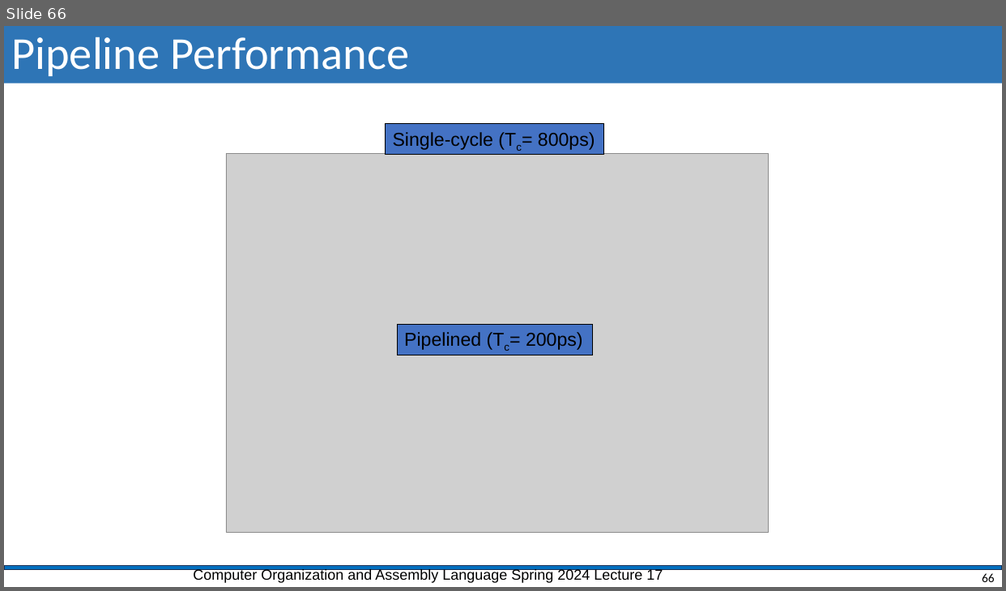
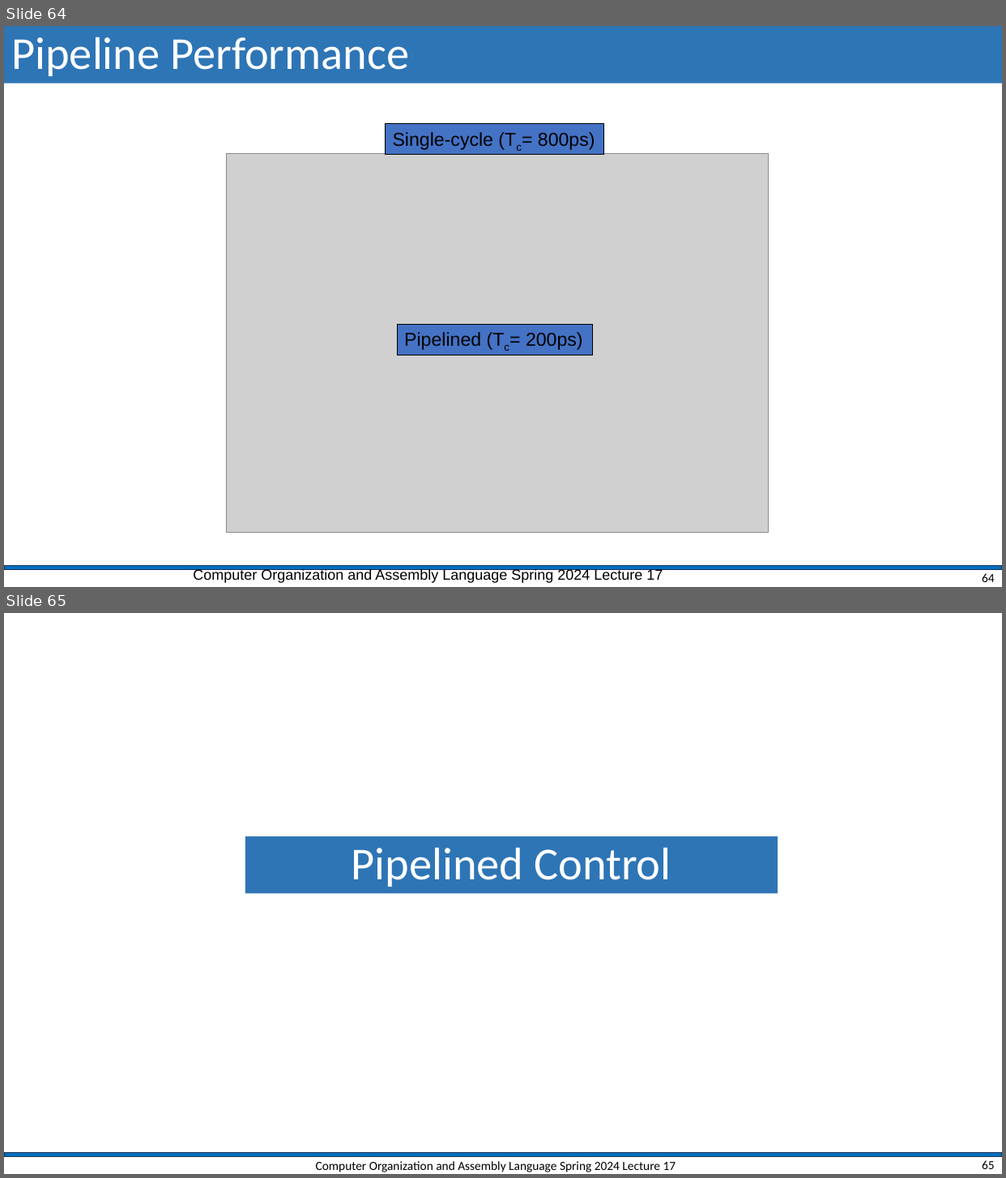
Before and after one commit to shahidmasud/shahidmasud.github.io, a slide deck: CompOrg_Lec17_Spr2024.ppsx. Shown one above the other, each under a label of ours: slide 66 before the commit, slides 64 and 65 after it. The pictures are 1006x591 and 1006x1178 pixels, drawn with LibreOffice and Linux fonts; fonts in the diff are those of the drawing; grey boxes stand for pictures; background and template pictures are left out. Boxes give left, top, right and bottom in pixels: in the first picture for what was removed or moved away, otherwise in the second. Text is boxed around its words. In the diff, an @@ line names an element or a change of style, - is before the commit and + after.

```diff
--- a/CompOrg_Lec17_Spr2024.ppsx
+++ b/CompOrg_Lec17_Spr2024.ppsx
@@ slide 65 added at box(4, 613, 1002, 1174), background #FFFFFF; not listed: 1 template element that a slide beside it also shows @@
@@ title added at box(245, 836, 778, 894), fill #2E75B6, 44 pt, text #FFFFFF @@
+Pipelined Control
@@ text added at box(316, 1161, 676, 1173), 12 pt, text #000000 @@
+Computer Organization and Assembly Language Spring 2024 Lecture 17
@@ page number added at box(982, 1161, 995, 1169), 12 pt, text #000000 @@
+65
@@ what was slide 66 is now slide 64 @@
@@ page number at box(982, 574, 995, 582): text changed @@
-66
+64
```
Also in this commit, not shown: 15 slides changed, 2 other files.
